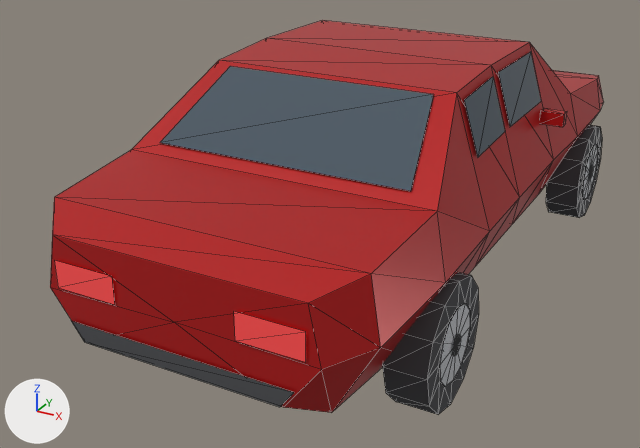
An edit to the glTF model models/sedan_lowpoly.glb, drawn before and after from the same camera.
One viewpoint serves both versions: a 50 mm lens placed at (2.15, -4.86, 2.57), pointed at (-0.32, -0.38, 0.33). Arrows for +X, +Y and +Z are at lower left; the lights stay in place. The first picture is the older version. Mesh edges are drawn as thin lines. Where no turn or scale is listed for an object, it has been applied to the vertices. Vertices at exactly the same position are counted once.

In view in the first picture: 'Body', 'Wheel_FL', 'Wheel_RL'.
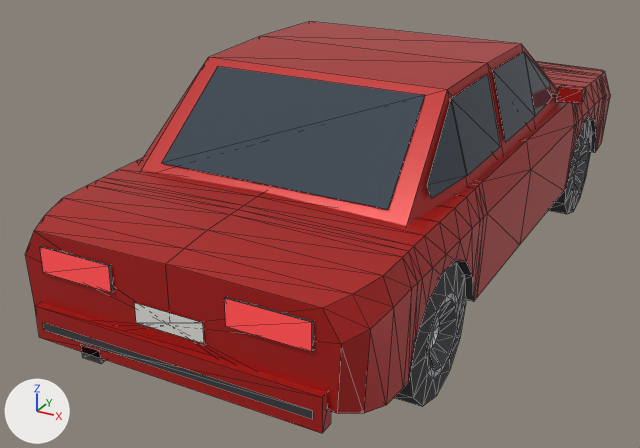
What differs and where, as boxes (x1, y1, x2, y2) in the pictures (640 x 448 px):
'Body', reshaped
    before: (50, 20, 603, 413)
    after: (25, 21, 610, 433)
'Wheel_RL', reshaped, moved
    before: (383, 272, 479, 414)
    after: (394, 262, 466, 407)
'Wheel_FL', reshaped, moved
    before: (546, 125, 602, 218)
    after: (548, 120, 592, 214)
part 1 of me_body, added (red)
    after: (35, 302, 331, 433)
part 2 of me_body, added (red)
    after: (557, 84, 586, 104)
part 3 of me_body, added
    after: (81, 345, 106, 364)
part 4 of me_body, rebuilt (10% shorter)
    before: (50, 20, 603, 413)
    after: (25, 61, 610, 414)
part 5 of me_body, rebuilt (14% taller)
    before: (160, 66, 433, 191)
    after: (162, 66, 425, 209)
part 6 of me_body, rebuilt (20% taller)
    before: (498, 52, 541, 127)
    after: (493, 52, 535, 142)
part 7 of me_body, rebuilt (19% wider, 24% taller)
    before: (464, 77, 505, 158)
    after: (451, 74, 500, 175)
part 8 of me_body, deleted
    before: (55, 108, 567, 407)
part 9 of me_body, added
    after: (138, 21, 558, 226)
part 10 of me_body, added
    after: (40, 246, 314, 419)
part 11 of me_wheel, rebuilt (10% narrower)
    before: (383, 125, 602, 414)
    after: (394, 120, 592, 407)
part 12 of me_wheel, deleted
    before: (440, 145, 598, 387)
part 13 of me_wheel, deleted
    before: (453, 165, 593, 356)

Edits to the bpy script that builds the scene:
```text
Add mat_plate:
    mat_plate = principled_material('plate')
    mat_plate.base_color = (0.78, 0.775, 0.74)  # white #e5e4df
    mat_plate.roughness = 0.6
Change me_body:
    used by ob_body; location = (0.0, 0.0, 0.0)
    remove me_body.from_pydata(...)  # 130 vertices, 170 faces; spans x -0.97..0.97, y -2.26..2.26, z 0.26..1.45
    add me_body.from_pydata(...)  # 467 vertices, 800 faces; spans x -0.97..0.97, y -2.32..2.32, z 0.22..1.48
    me_body part 1: a new loose piece, a box spanning x -0.76..0.76, y -2.32..-2.25, z 0.395..0.565, in mat_paint (red #b61e19)
    me_body part 2: a new loose piece, a box spanning x 0.82..0.97, y 0.678..0.762, z 1.017..1.107, in mat_paint (red #b61e19)
    me_body part 3: a new loose piece, a box spanning x -0.495..-0.385, y -2.32..-2.2, z 0.365..0.435, in mat_trim (dark grey #424448)
    me_body part 4: the loose piece of 62 vertices spanning x -0.92..0.92, y -2.25..2.25, z 0.26..1.45 is rebuilt with 299 vertices and now spans x -0.9..0.9, y -2.28..2.28, z 0.22..1.0
    me_body part 5: the loose piece of 4 vertices spanning x -0.71..0.71, y -1.4..-0.89, z 1.1..1.41 is rebuilt with 4 vertices and now spans x -0.64..0.64, y -1.48..-1.01, z 1.02..1.43
    me_body part 6: the loose piece of 4 vertices spanning x 0.73..0.82, y -0.3..0.3, z 1.11..1.4 is rebuilt with 4 vertices and now spans x 0.72..0.82, y -0.38..0.18, z 1.05..1.43
    me_body part 7: the loose piece of 4 vertices spanning x 0.73..0.82, y -0.82..-0.39, z 1.09..1.4 is rebuilt with 4 vertices and now spans x 0.71..0.82, y -0.96..-0.46, z 1.05..1.43
    me_body part 8: 8 loose pieces with 40 vertices, spanning x -0.97..0.97, y -2.26..2.26, z 0.41..1.06, are deleted
    me_body part 9: 36 vertices added at x -0.85..0.85, y -1.56..1.0, z 0.9..1.48
    me_body part 10: 24 vertices added at x -0.72..0.72, y -2.32..-2.24, z 0.45..0.87
    other edits to the shape of me_body do not show in these pictures
    add me_body.materials.append(mat_plate)  # white #e5e4df
Change me_wheel:
    used by ob_wheel_fl; parent = ob_sedan; location = (0.84, 1.35, 0.34)
    remove me_wheel.from_pydata(...)  # 63 vertices, 84 faces; spans x -0.11..0.12, y -0.34..0.34, z -0.34..0.34
    add me_wheel.from_pydata(...)  # 74 vertices, 144 faces; spans x -0.103..0.103, y -0.355..0.355, z -0.355..0.355
    me_wheel part 11: the loose piece of 37 vertices spanning x -0.11..0.11, y -0.34..0.34, z -0.34..0.34 is rebuilt with 74 vertices and now spans x -0.103..0.103, y -0.355..0.355, z -0.355..0.355
    me_wheel part 12: the loose piece of 13 vertices spanning x 0.114, y -0.205..0.205, z -0.205..0.205 is deleted
    me_wheel part 13: the loose piece of 13 vertices spanning x 0.12, y -0.055..0.055, z -0.055..0.055 is deleted
Change ob_wheel_fl:
    ob_wheel_fl.location: (0.84, 1.35, 0.34) -> (0.775, 1.38, 0.355)
Change ob_wheel_rl:
    ob_wheel_rl.location: (0.84, -1.35, 0.34) -> (0.775, -1.32, 0.355)
```
